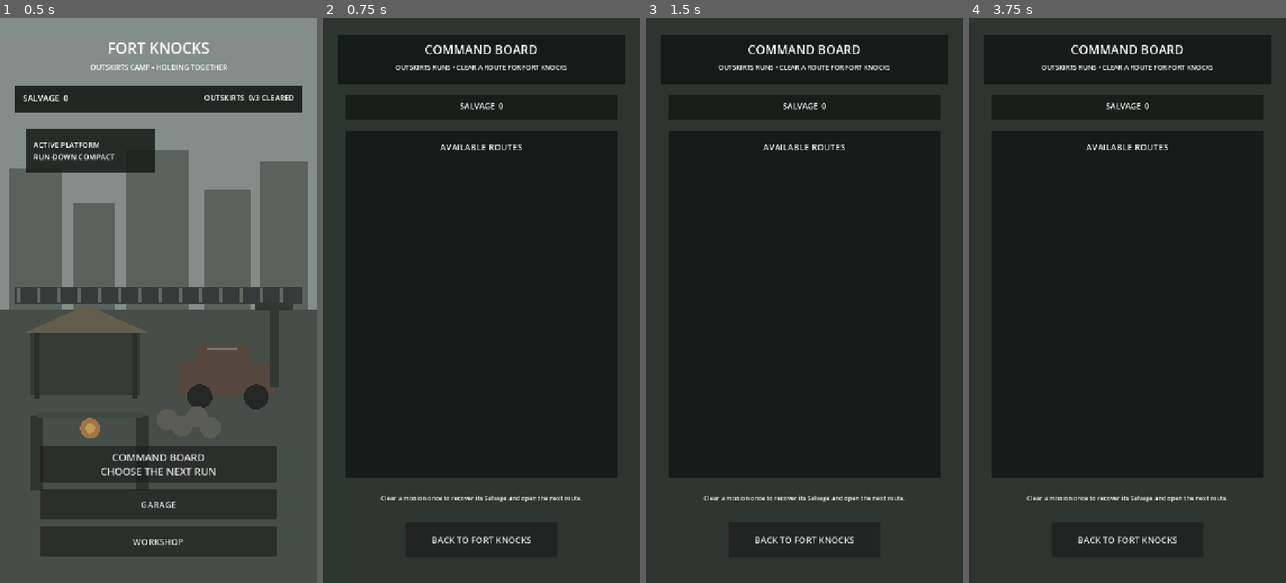
Above: before the commit, frames 1-4 (left to right).
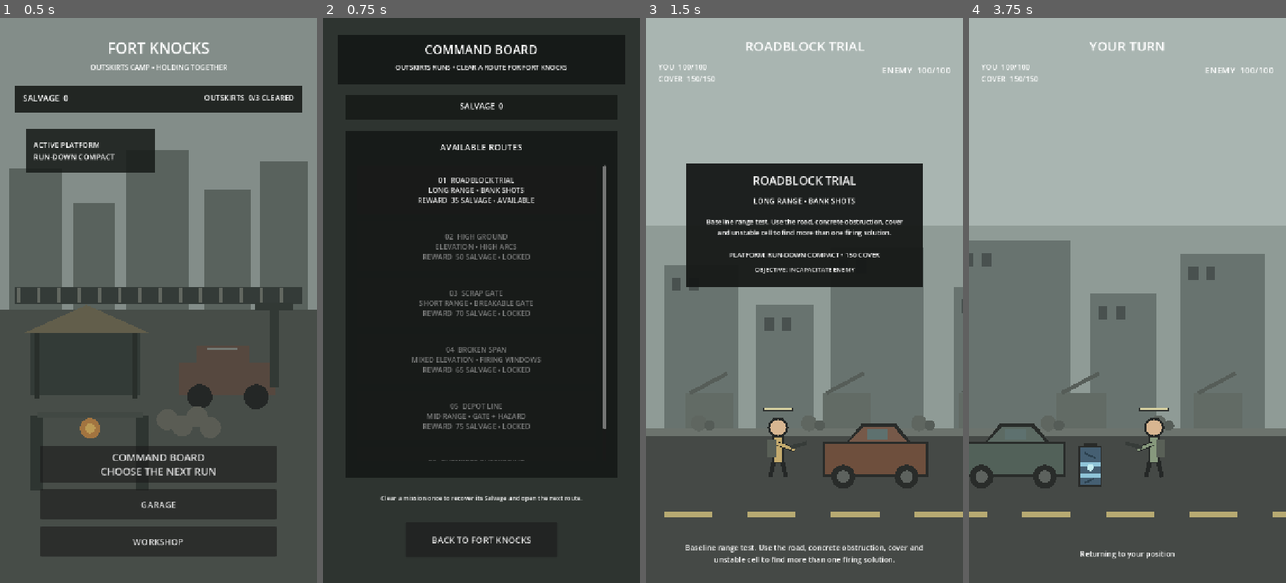
Above: after the commit, the same moments.

Repository: phantompixel-developer/FortKnocks
Game: Godot game, scene res://game/core/app.tscn
The game is run twice, just before and just after one commit, with the same random seed, the same clock (stepped at 60 frames per second) and the same inputs.
Inputs (mouse positions are in pixels of both pictures, inside the frame that each line leads up to):
- Up to frame 1 (0.5 s): no input
- Up to frame 2 (0.75 s): click "COMMAND BOARD CHOOSE THE NEXT…" at 0.5 s
- Up to frame 3 (1.5 s): click (798, 187) at 1.25 s, where only the run after the commit has a clickable "01 ROADBLOCK TRIAL LONG RANGE…"
- Up to frame 4 (3.75 s): click (1127, 537) at 2 s, where only the run before the commit has a clickable "BACK TO FORT KNOCKS"; click (1127, 464) at 2.75 s, where only the run before the commit has a clickable "COMMAND BOARD CHOOSE THE NEXT…"; move the mouse to (1197, 272) at 3.52 s; click (1197, 272) at 3.67 s

Frame 1 is identical in both runs. In frame 2, 3.1% of the frame differs, in the area x 28-90%, y 26-79%; in frame 3, 69%; in frame 4, 84%, in the area x 0-100%, y 0-96%.
Error before the commit: Cannot call method 'get_children' on a null value. (res://game/campaign/command_board.gd:23)

Commit message:
fix: target scrollable mission list

Diff:
--- a/game/campaign/command_board.gd
+++ b/game/campaign/command_board.gd
@@ -7,7 +7,7 @@
 const EncounterCatalogScript := preload("res://game/campaign/encounter_catalog.gd")
 
 @onready var salvage_label: Label = $TopBar/SalvageLabel
-@onready var mission_list: VBoxContainer = $MissionPanel/MissionList
+@onready var mission_list: VBoxContainer = $MissionPanel/MissionScroll/MissionList
 @onready var back_button: Button = $BackButton
 
 var _snapshot: Dictionary = {}
